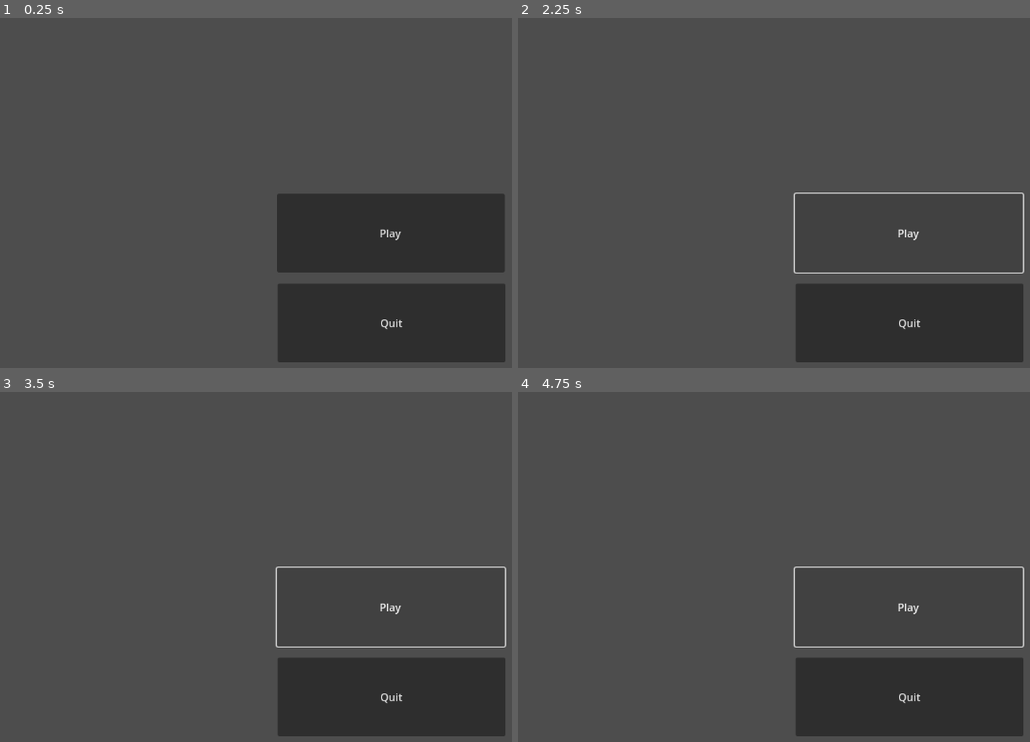
Above: before the commit, frames 1-4 (two rows, left to right).
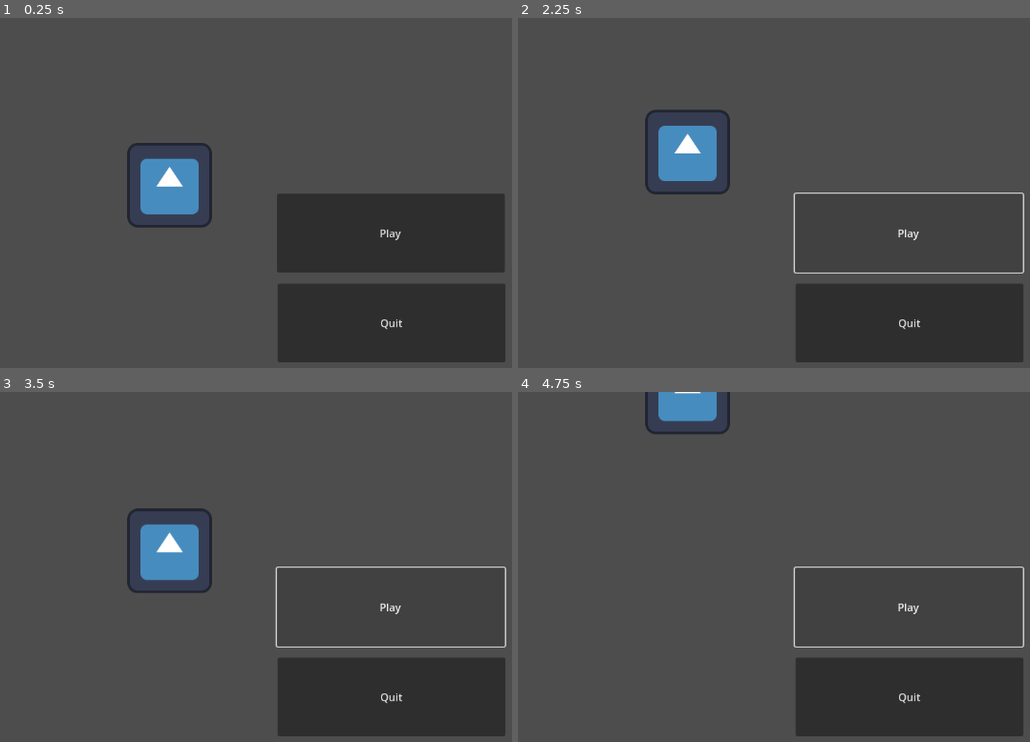
Above: after the commit, the same moments.

Repository: HuskyGameDev/2024s-team8
Game: Godot game, scene res://main.tscn
Same seed, same stepped clock (60 frames per second), same inputs: the game is played once before the commit and once after it. The engine's default icon, where the game draws it, is replaced by a stand-in: a white triangle on a blue panel in a dark square.
Inputs:
- Up to frame 1 (0.25 s): no input
- Up to frame 2 (2.25 s): click "Play" at 0.5 s; click "Play" at 1.25 s; tap Enter at 2 s; hold W (UP) from 2.03 s (still down)
- Up to frame 3 (3.5 s): release W (UP) at 2.78 s; hold S (DOWN, bound only after the commit) from 2.78 s (still down)
- Up to frame 4 (4.75 s): release S (DOWN, bound only after the commit) at 3.53 s; hold W (UP) from 3.53 s (still down)

The runs differ from the first frame. In frame 1, 2.3% of the frame differs, in the area x 24-42%, y 35-60%; in frame 2, 2.3%; in frame 3, 2.4%, in the area x 24-42%, y 33-58%; in frame 4, 1.2%.

Commit message:
Simple Player Character
Implemented a simple character with movement.
Uses the little Godot image that comes with every new project started.

Diff:
--- a/main.tscn
+++ b/main.tscn
@@ -1,6 +1,7 @@
-[gd_scene load_steps=2 format=3 uid="uid://bv5b4bj71l3is"]
+[gd_scene load_steps=3 format=3 uid="uid://bv5b4bj71l3is"]
 
 [ext_resource type="Script" path="res://Button.gd" id="1_tx608"]
+[ext_resource type="PackedScene" uid="uid://ckvleqm7iw707" path="res://player.tscn" id="2_ox1dk"]
 
 [node name="Main" type="Node2D"]
 
@@ -19,4 +20,7 @@
 offset_bottom = 385.0
 text = "Play"
 
+[node name="Player" parent="." instance=ExtResource("2_ox1dk")]
+position = Vector2(256, 253)
+
 [connection signal="pressed" from="Button" to="Button" method="_on_pressed"]
--- /dev/null
+++ b/player.gd
@@ -0,0 +1,29 @@
+extends Area2D
+
+@export var playerSpeed = 250
+var screen_size
+
+# Called when the node enters the scene tree for the first time.
+func _ready():
+	screen_size = get_viewport_rect().size
+
+
+# Called every frame. 'delta' is the elapsed time since the previous frame.
+func _process(delta):
+	var velocity = Vector2.ZERO # The Player's movement vector
+	if Input.is_action_pressed("RIGHT"):
+		velocity.x += 1
+	if Input.is_action_pressed("LEFT"):
+		velocity.x -= 1
+	if Input.is_action_pressed("DOWN"):
+		velocity.y += 1
+	if Input.is_action_pressed("UP"):
+		velocity.y -= 1
+
+	if velocity.length() > 0:
+		velocity = velocity.normalized() * playerSpeed
+	else:
+		pass
+
+	position += velocity * delta
+	position = position.clamp(Vector2.ZERO, screen_size)
--- /dev/null
+++ b/player.tscn
@@ -0,0 +1,28 @@
+[gd_scene load_steps=5 format=3 uid="uid://ckvleqm7iw707"]
+
+[ext_resource type="Script" path="res://player.gd" id="1_8m3b3"]
+[ext_resource type="Texture2D" uid="uid://mvetj5pcsap" path="res://icon.svg" id="1_x5eft"]
+
+[sub_resource type="SpriteFrames" id="SpriteFrames_hxv3a"]
+animations = [{
+"frames": [{
+"duration": 1.0,
+"texture": ExtResource("1_x5eft")
+}],
+"loop": true,
+"name": &"default",
+"speed": 5.0
+}]
+
+[sub_resource type="RectangleShape2D" id="RectangleShape2D_dtjk7"]
+size = Vector2(128, 128)
+
+[node name="Player" type="Area2D"]
+script = ExtResource("1_8m3b3")
+metadata/_edit_group_ = true
+
+[node name="AnimatedSprite2D" type="AnimatedSprite2D" parent="."]
+sprite_frames = SubResource("SpriteFrames_hxv3a")
+
+[node name="CollisionShape2D" type="CollisionShape2D" parent="."]
+shape = SubResource("RectangleShape2D_dtjk7")
--- a/project.godot
+++ b/project.godot
@@ -24,7 +24,7 @@
 }
 DOWN={
 "deadzone": 0.5,
-"events": [Object(InputEventKey,"resource_local_to_scene":false,"resource_name":"","device":-1,"window_id":0,"alt_pressed":false,"shift_pressed":false,"ctrl_pressed":false,"meta_pressed":false,"pressed":false,"keycode":0,"physical_keycode":68,"key_label":0,"unicode":100,"echo":false,"script":null)
+"events": [Object(InputEventKey,"resource_local_to_scene":false,"resource_name":"","device":-1,"window_id":0,"alt_pressed":false,"shift_pressed":false,"ctrl_pressed":false,"meta_pressed":false,"pressed":false,"keycode":0,"physical_keycode":83,"key_label":0,"unicode":115,"echo":false,"script":null)
 ]
 }
 LEFT={
